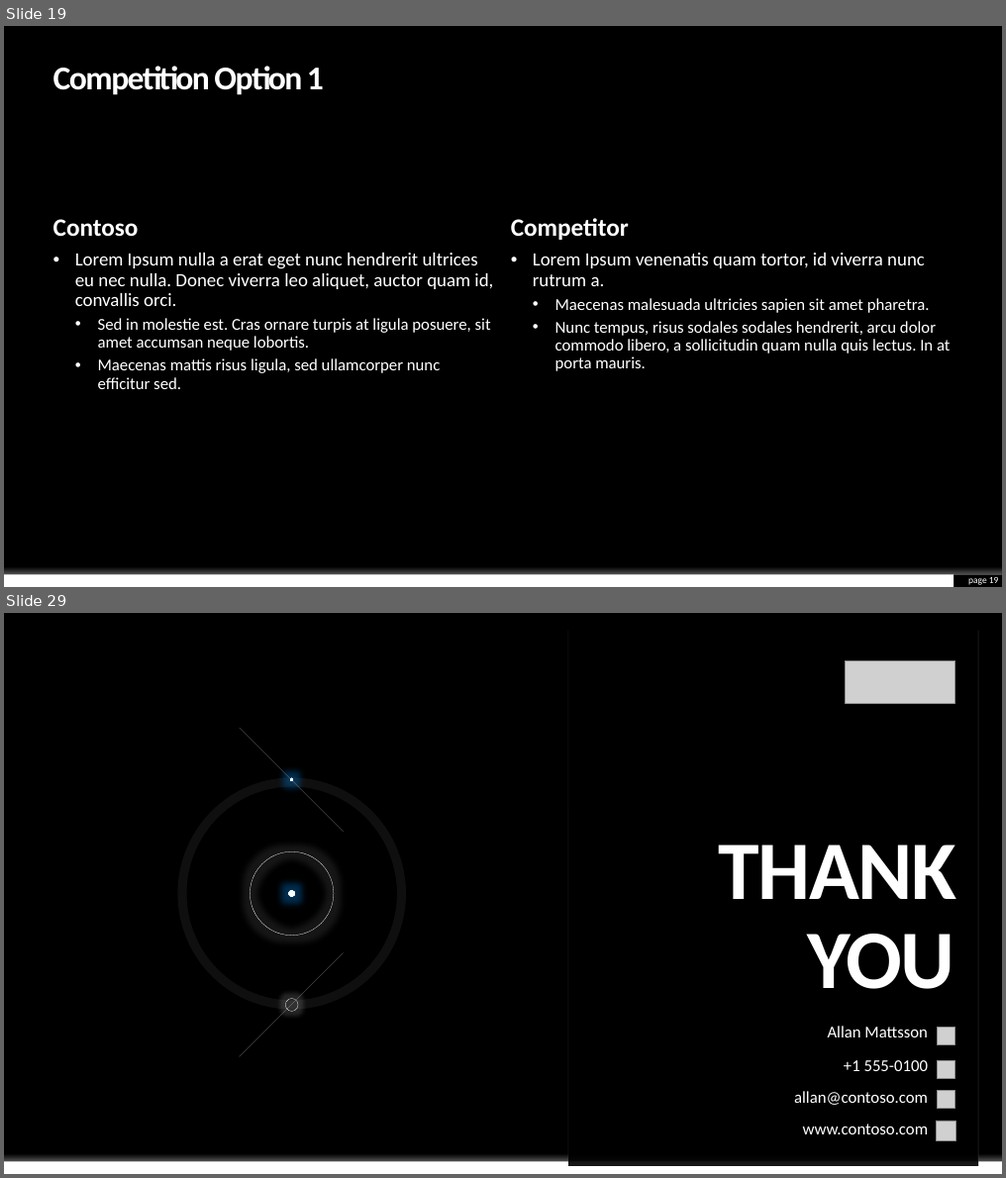
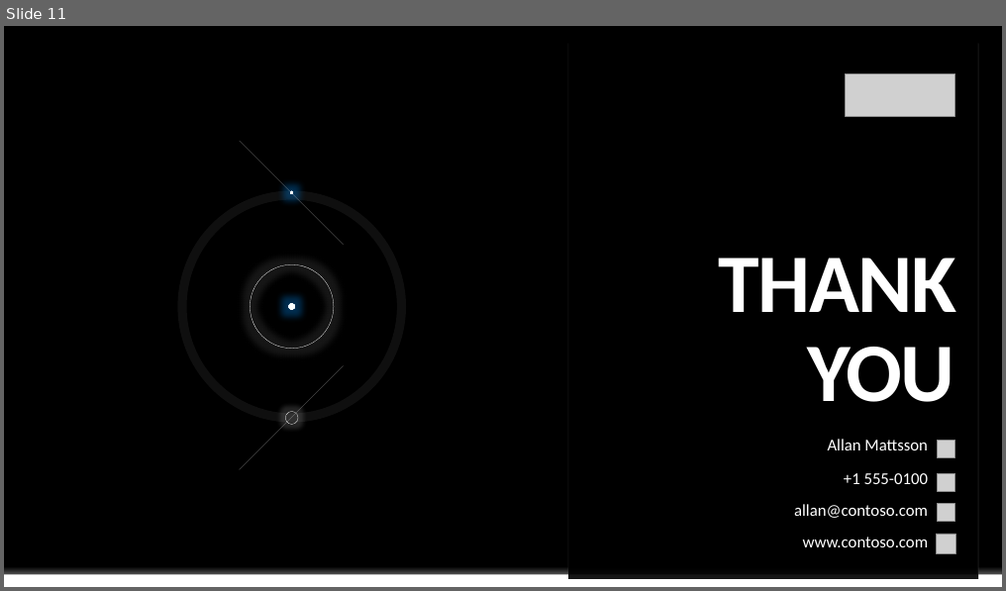
Before and after one commit to envyst/sign-language-application, a slide deck: laporan/Sign Language App Project Presentation.pptx. Shown one above the other, each under a label of ours: slides 19 and 29 before the commit, slide 11 after it; the slides between them are not shown. The pictures are 1006x1178 and 1006x591 pixels, drawn with LibreOffice and Linux fonts; fonts in the diff are those of the drawing; grey boxes stand for pictures; background and template pictures are left out. Boxes give left, top, right and bottom in pixels: in the first picture for what was removed or moved away, otherwise in the second. Text is boxed around its words. In the diff, an @@ line names an element or a change of style, - is before the commit and + after.

```diff
--- a/laporan/Sign Language App Project Presentation.pptx
+++ b/laporan/Sign Language App Project Presentation.pptx
@@ slide 19 removed at [4, 26, 1002, 587], background #000000; not listed: 1 template element that a slide beside it also shows @@
@@ title removed at [54, 66, 324, 95] @@
-Competition Option 1
@@ text removed at [54, 219, 139, 237] @@
-Contoso
@@ text removed at [511, 218, 629, 240] @@
-Competitor
@@ text removed at [75, 253, 493, 389] @@
-• Lorem Ipsum nulla a erat eget nunc hendrerit ultrices eu nec nulla. Donec viverra leo aliquet, auctor quam id, convallis orci.
-  • Sed in molestie est. Cras ornare turpis at ligula posuere, sit amet accumsan neque lobortis.
-  • Maecenas mattis risus ligula, sed ullamcorper nunc efficitur sed.
@@ text removed at [533, 253, 949, 372] @@
-• Lorem Ipsum venenatis quam tortor, id viverra nunc rutrum a.
-  • Maecenas malesuada ultricies sapien sit amet pharetra.
-  • Nunc tempus, risus sodales sodales hendrerit, arcu dolor commodo libero, a sollicitudin quam nulla quis lectus. In at porta mauris.
@@ rectangle removed at [4, 574, 954, 587] @@
@@ page number removed at [968, 577, 999, 585] @@
-page 19
@@ what was slide 29 is now slide 11 @@
```
Also in this commit, not shown: 3 slides changed, 4 slides added, 22 other slides removed.
